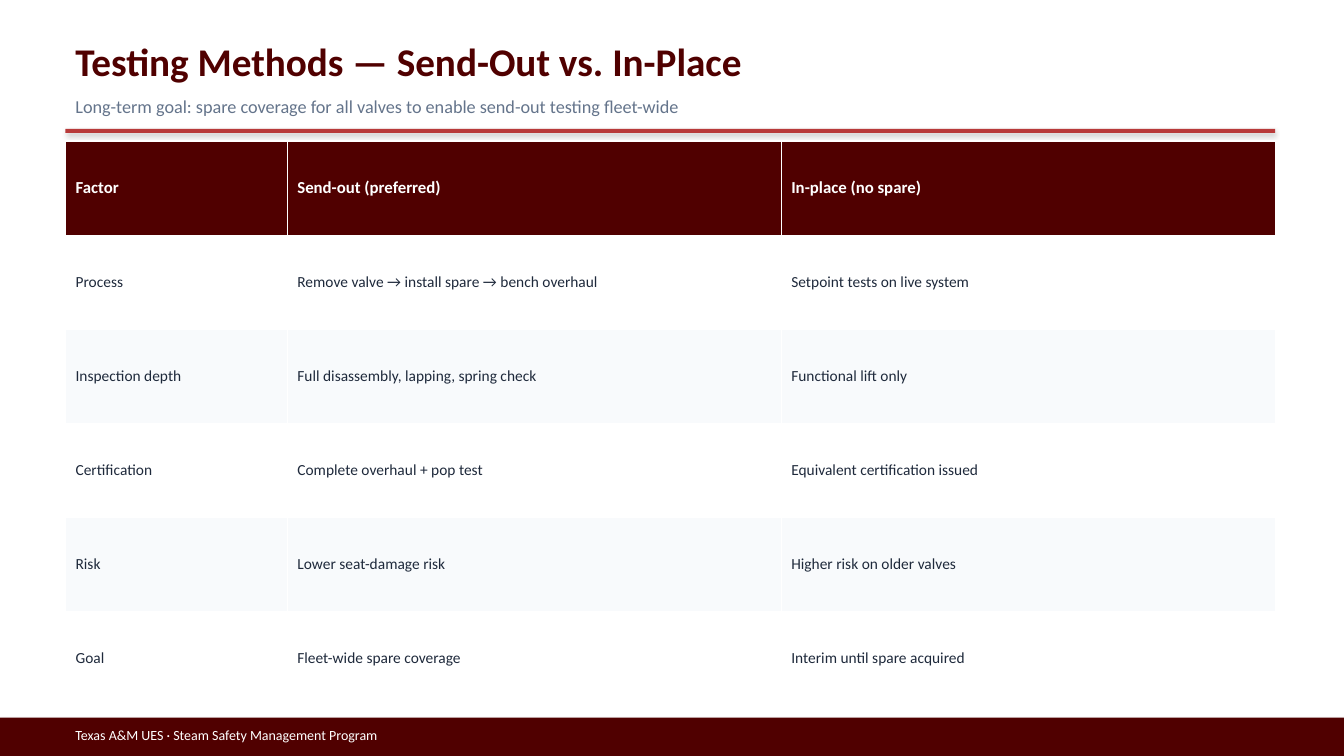
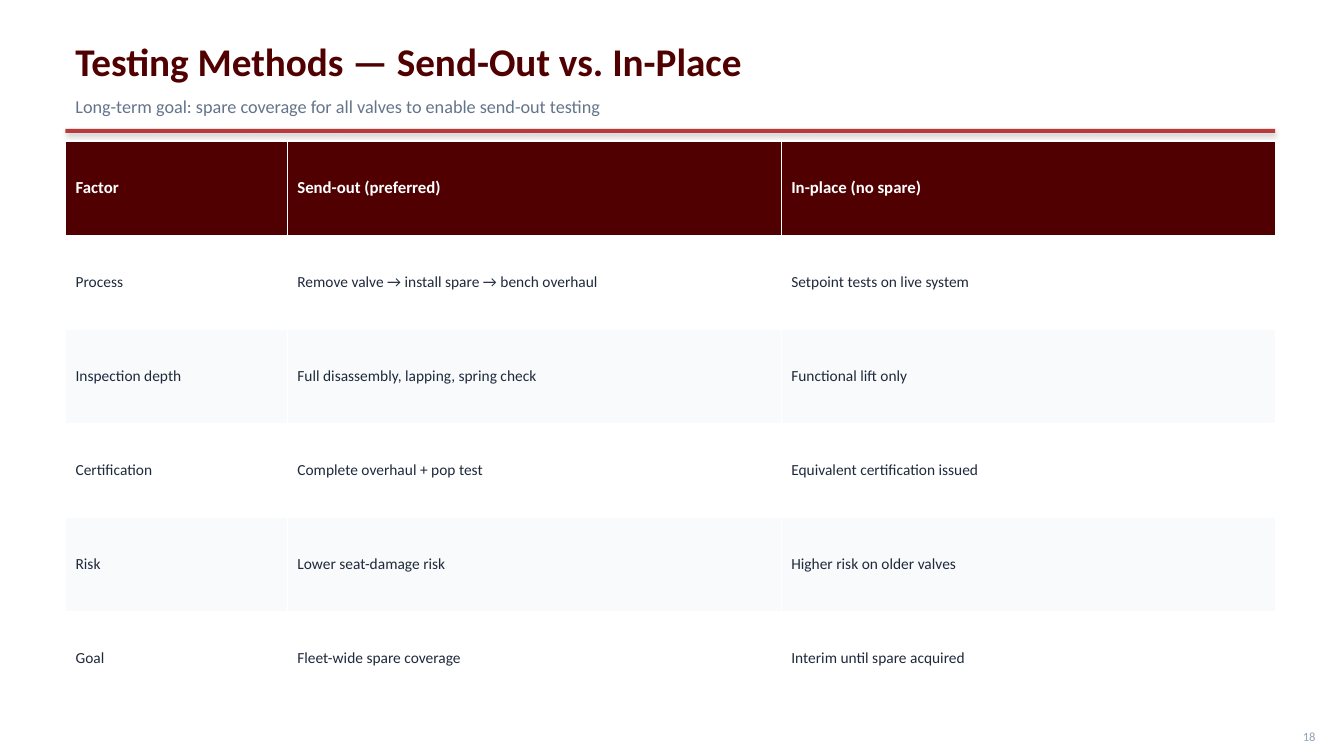
Before and after one commit to stavan12-a11y/PSV-Compliance-Tracking-Dashboard, a slide deck: slide 19 of docs/presentation/UES-Steam-Safety-Program.pptx (slide 18 before the commit). Drawn at 1344x756 pixels with LibreOffice and Linux fonts; fonts in the diff are those of the drawing. Boxes give left, top, right and bottom in pixels: in the first picture for what was removed or moved away, otherwise in the second. Text is boxed around its words. In the diff, an @@ line names an element or a change of style, - is before the commit and + after.

```diff
--- a/docs/presentation/UES-Steam-Safety-Program.pptx
+++ b/docs/presentation/UES-Steam-Safety-Program.pptx
@@ text at (75,100,600,116): text changed @@
-Long-term goal: spare coverage for all valves to enable send-out testing fleet-wide
+Long-term goal: spare coverage for all valves to enable send-out testing
@@ rectangle removed at (0,718,1344,756) @@
@@ text removed at (75,730,377,743) @@
-Texas A&M UES · Steam Safety Management Program
@@ text added at (1303,732,1316,741), 9 pt, text #94A3B8 @@
+18
```
Also in this commit, not shown: 17 other slides changed, 9 slides added, 8 slides removed, 1 other file.
